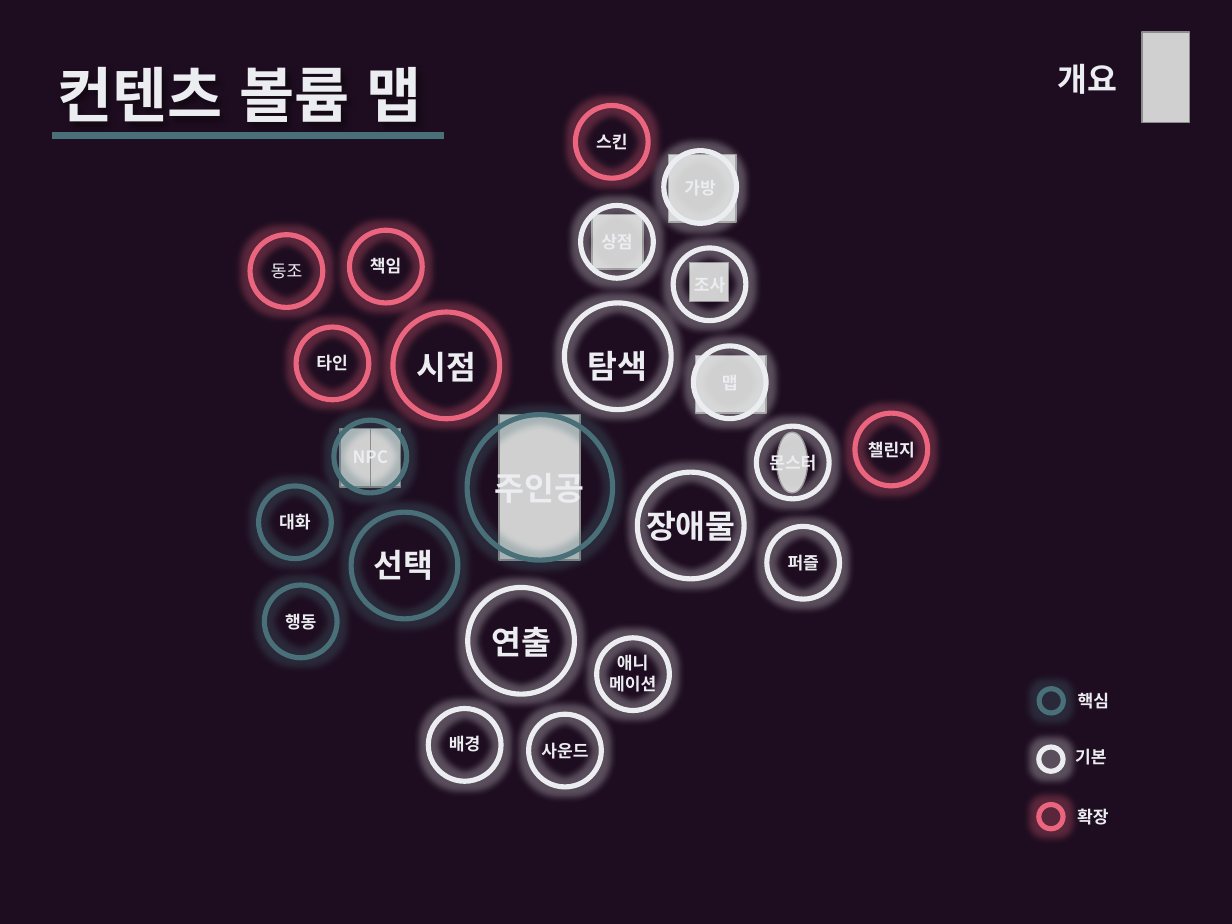
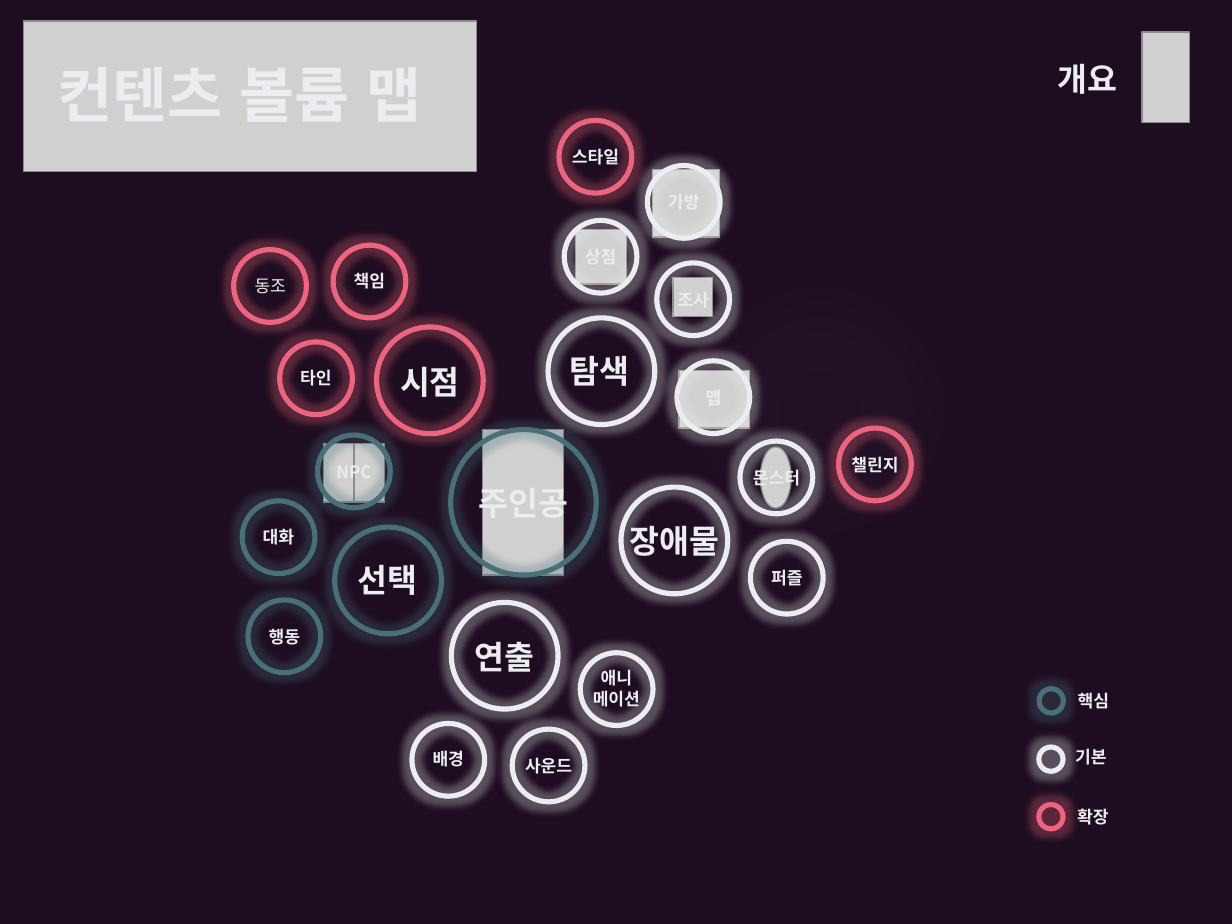
Before and after one commit to ysooj/Gihoek, a slide deck: slide 8 of reference_copying.pptx. Drawn at 1232x924 pixels with LibreOffice and Linux fonts; fonts in the diff are those of the drawing; grey boxes stand for pictures. Boxes give left, top, right and bottom in pixels: in the first picture for what was removed or moved away, otherwise in the second. Text is boxed around its words. In the diff, an @@ line names an element or a change of style, - is before the commit and + after.

```diff
--- a/reference_copying.pptx
+++ b/reference_copying.pptx
@@ picture added at bbox=[23, 21, 477, 171] @@
@@ text removed at bbox=[57, 66, 421, 133] @@
-컨텐츠 볼륨 맵
@@ line removed from (52, 136) to (445, 136) @@
@@ text at bbox=[572, 148, 619, 165]: text changed @@
-스킨
+스타일
@@ 22 ellipses, 16 texts, 8 pictures: place and size @@
-22 ellipses, 16 texts, 8 pictures at bbox=[250, 106, 928, 787]
+22 ellipses, 16 texts, 8 pictures at bbox=[234, 121, 912, 802]
@@ text "시점": place and size @@
-text "시점" at bbox=[416, 351, 476, 382]
+text "시점" at bbox=[400, 366, 460, 397]
@@ text "탐색": place and size @@
-text "탐색" at bbox=[588, 350, 648, 381]
+text "탐색" at bbox=[570, 355, 630, 386]
@@ ellipse at bbox=[678, 361, 750, 434]: shadow on @@
@@ ellipse: place and size @@
-ellipse at bbox=[429, 708, 501, 781]
+ellipse at bbox=[411, 723, 484, 796]
```
Also in this commit, not shown: 7 other slides changed, 8 slides added, 4 slides removed, 55 other files.
